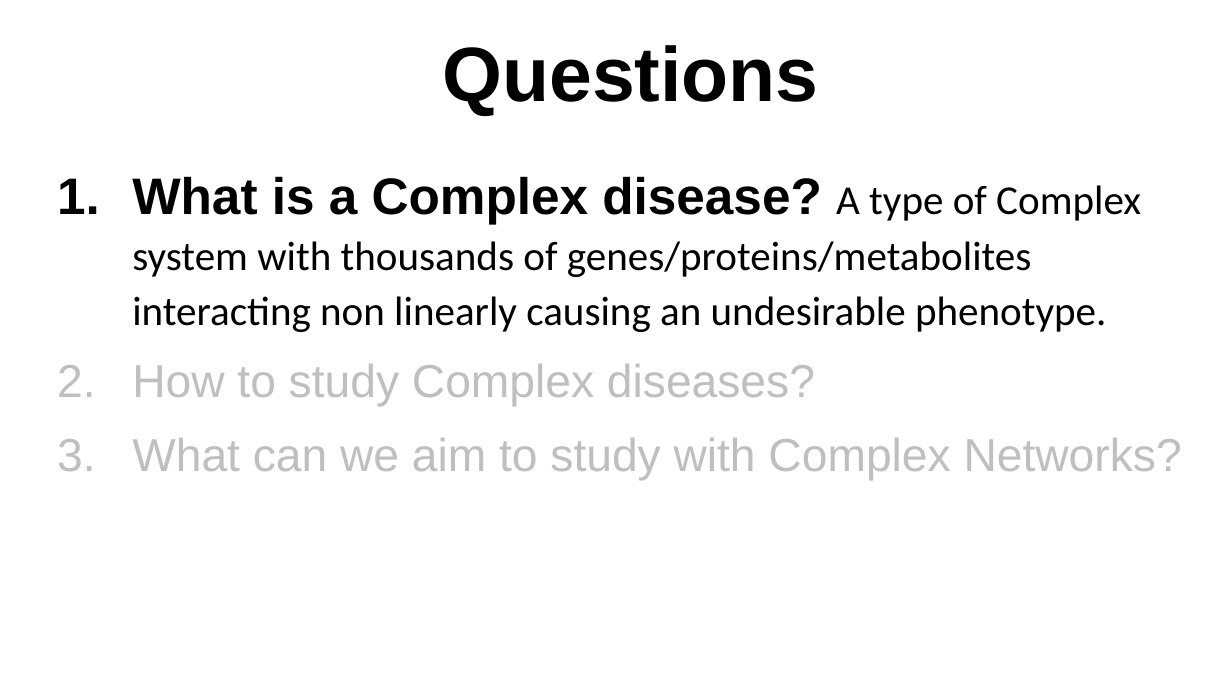
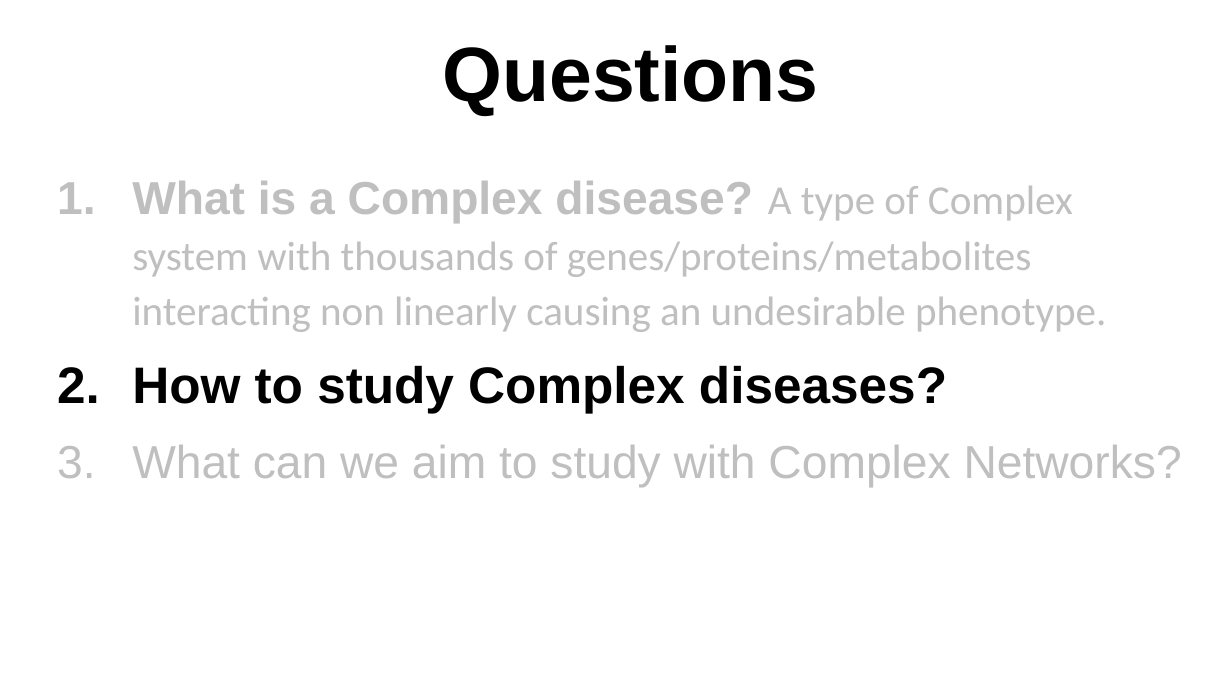
Before and after one commit to VenkiPhy6/seminar-thirdsem, a slide deck: slide 9 of A Primer to Complex Diseases.pptx (slide 8 before the commit). Drawn at 1232x693 pixels with LibreOffice and Linux fonts; fonts in the diff are those of the drawing. Boxes give left, top, right and bottom in pixels: in the first picture for what was removed or moved away, otherwise in the second. Text is boxed around its words. In the diff, an @@ line names an element or a change of style, - is before the commit and + after.

```diff
--- a/A Primer to Complex Diseases.pptx
+++ b/A Primer to Complex Diseases.pptx
@@ text at box(132, 181, 1106, 413): size 40 to 36 pt in "What is a Complex disease?"; text colour #000000 to #BFBFBF in "What is a Complex disease? A type ..."; size 36 to 40 pt, text colour #BFBFBF to #000000, bold on in "How to study Complex diseases?" @@
```
Also in this commit, not shown: 13 other slides changed, 5 slides added, 1 slide removed, 2 other files.
